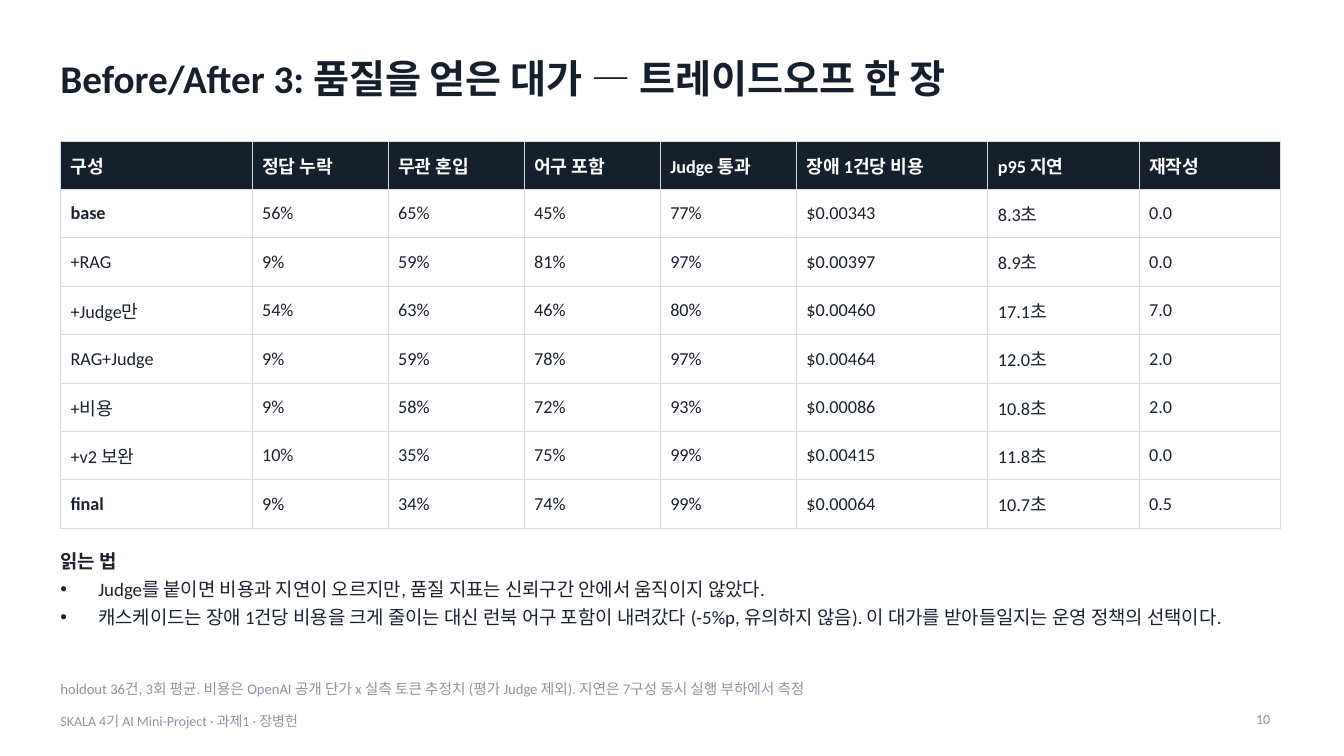
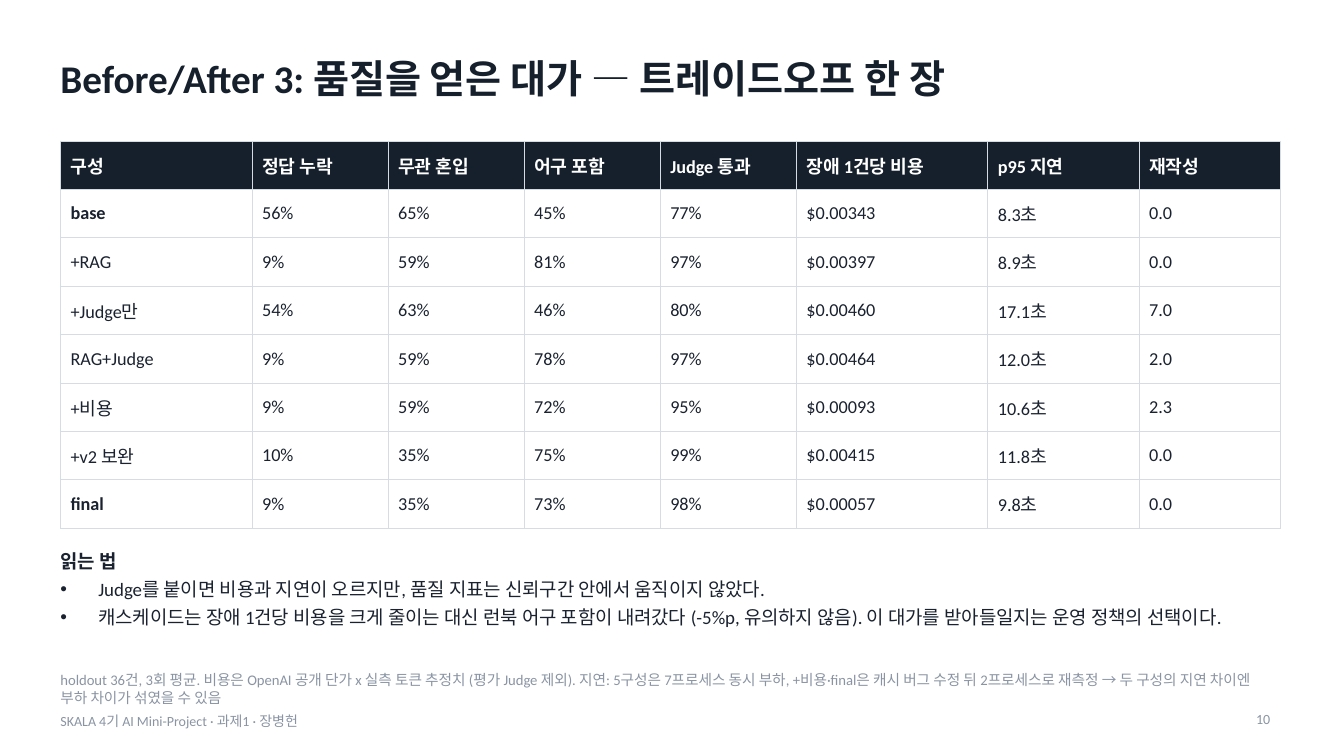
Before and after one commit to jang961111-hash/incident-agent-ablation, a slide deck: slide 10 of deck/incident-agent-ablation.pptx. Drawn at 1344x756 pixels with LibreOffice and Linux fonts; fonts in the diff are those of the drawing. Boxes give left, top, right and bottom in pixels: in the first picture for what was removed or moved away, otherwise in the second. Text is boxed around its words. In the diff, an @@ line names an element or a change of style, - is before the commit and + after.

```diff
--- a/deck/incident-agent-ablation.pptx
+++ b/deck/incident-agent-ablation.pptx
@@ table at [60, 141, 1280, 516] @@
-row 6: +비용 | 9% | 58% | 72% | 93% | $0.00086 | 10.8초 | 2.0
+row 6: +비용 | 9% | 59% | 72% | 95% | $0.00093 | 10.6초 | 2.3
-row 8: final | 9% | 34% | 74% | 99% | $0.00064 | 10.7초 | 0.5
+row 8: final | 9% | 35% | 73% | 98% | $0.00057 | 9.8초 | 0.0
@@ text at [60, 673, 1250, 704]: text changed @@
-holdout 36건, 3회 평균. 비용은 OpenAI 공개 단가 x 실측 토큰 추정치 (평가 Judge 제외). 지연은 7구성 동시 실행 부하에서 측정
+holdout 36건, 3회 평균. 비용은 OpenAI 공개 단가 x 실측 토큰 추정치 (평가 Judge 제외). 지연: 5구성은 7프로세스 동시 부하, +비용·final은 캐시 버그 수정 뒤 2프로세스로 재측정 → 두 구성의 지연 차이엔 부하 차이가 섞였을 수 있음
```
Also in this commit, not shown: 10 other slides changed, 5 other files.
